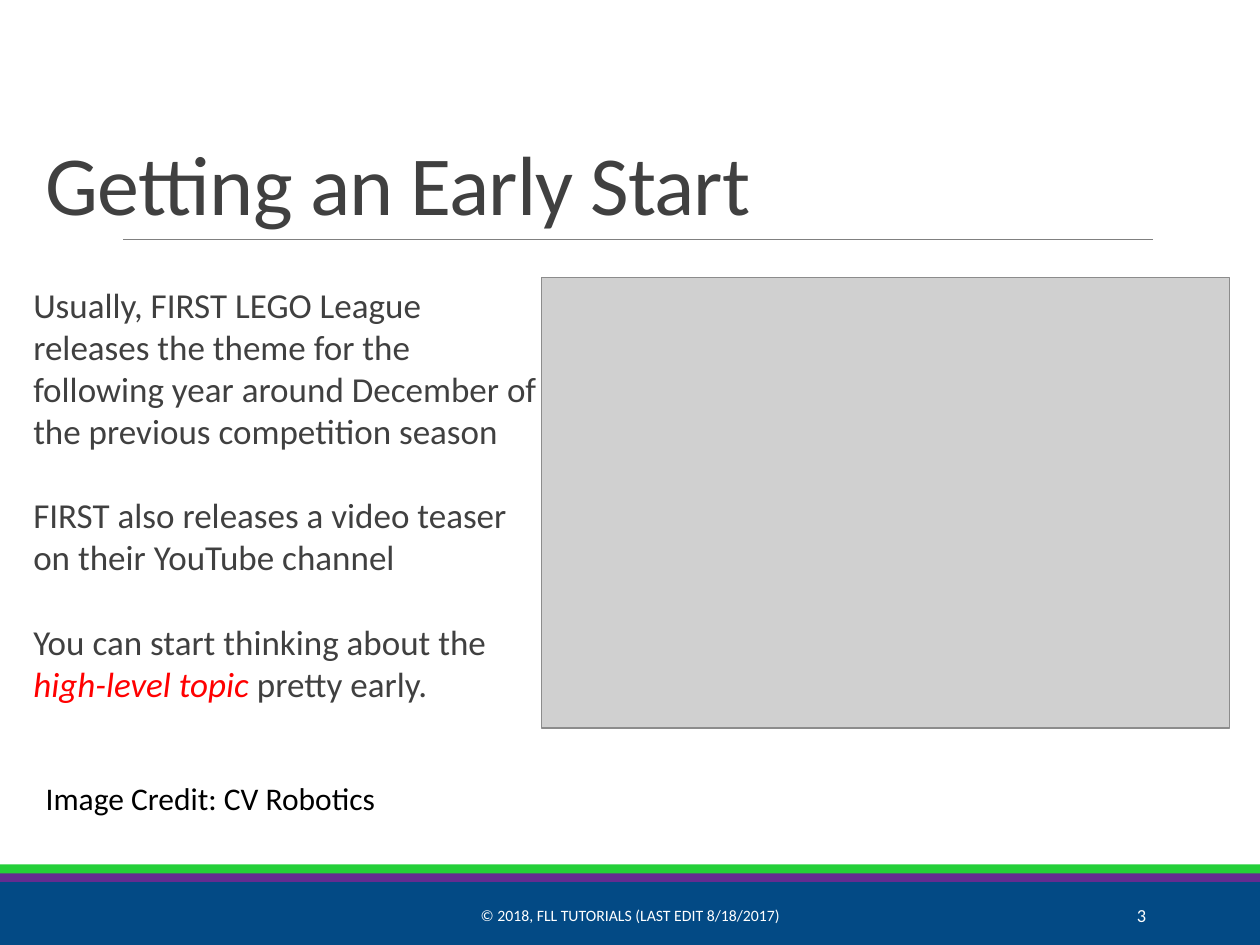
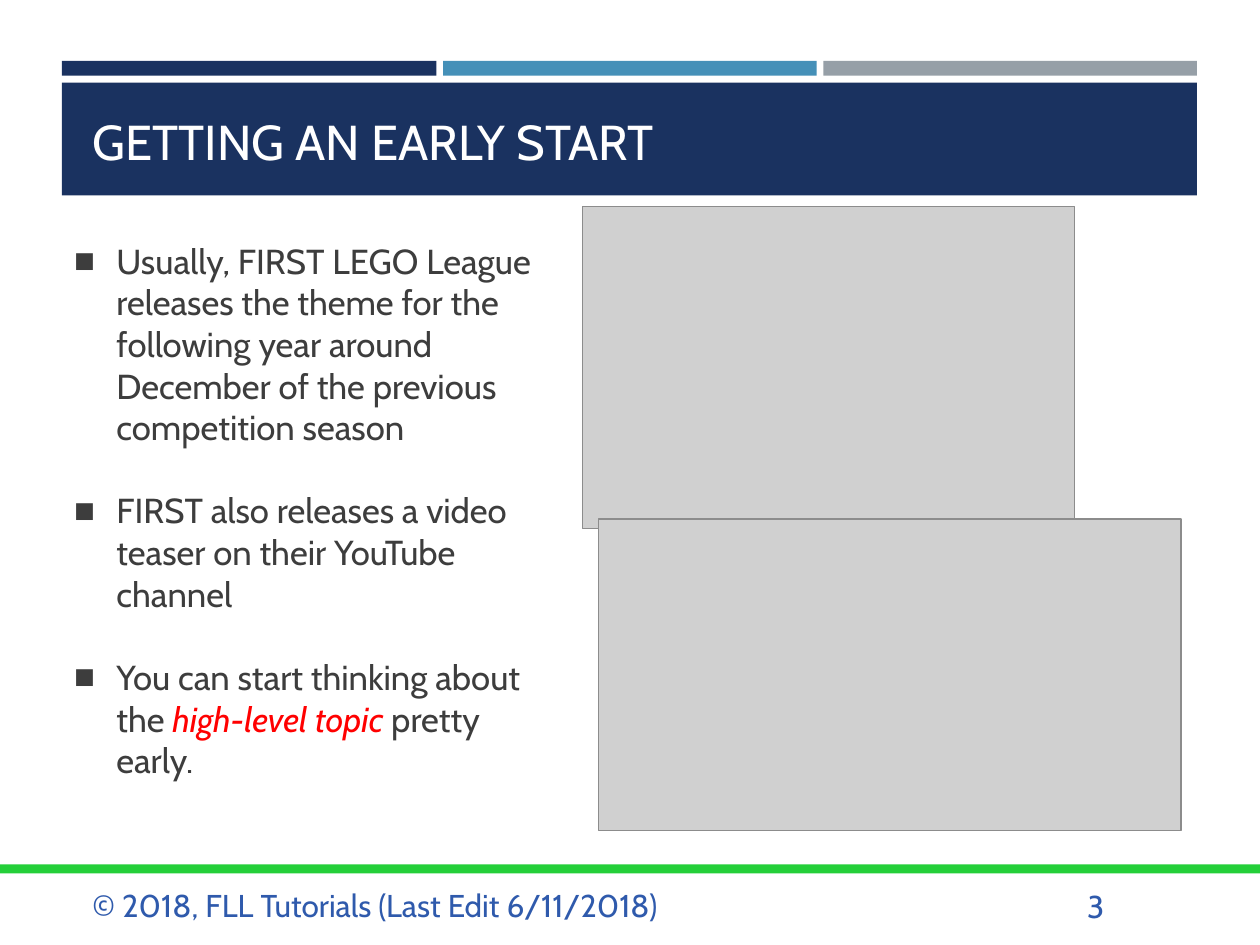
Before and after one commit to ev3lessons/FLL-Tutorials, a slide deck: slide 3 of translations/en-us/Project/Identify.pptx. Drawn at 1260x945 pixels with LibreOffice and Linux fonts; fonts in the diff are those of the drawing; grey boxes stand for pictures. Boxes give left, top, right and bottom in pixels: in the first picture for what was removed or moved away, otherwise in the second. Text is boxed around its words. In the diff, an @@ line names an element or a change of style, - is before the commit and + after.

```diff
--- a/translations/en-us/Project/Identify.pptx
+++ b/translations/en-us/Project/Identify.pptx
@@ rectangle added at [62,60,436,76], fill #1A3260 @@
@@ rectangle added at [62,83,1197,195], fill #1A3260 @@
@@ rectangle added at [444,60,816,76], fill #4590B8 @@
@@ rectangle added at [824,60,1197,76], fill #969FA7 @@
@@ title at [93,125,654,161]: text changed; size 48 to 28 pt; font Calibri to Cabin; text colour #404040 to #FFFFFF @@
-Getting an Early Start
+GETTING AN EARLY START
@@ picture: place and size @@
-picture at [542,277,1230,728]
+picture at [582,207,1075,529]
@@ text "Usually, FIRST LEGO League releases ...": place and size @@
-text "Usually, FIRST LEGO League releases ..." at [33,293,536,703]
+text "Usually, FIRST LEGO League releases ..." at [116,248,531,781]
@@ text "Usually, FIRST LEGO League releases ..." at [116,248,531,781]: size 20 to 19.8 pt, font Calibri to Cabin, text colour #404040 to #3D3D3D; bullet none to ■ @@
@@ line removed from (123, 239) to (1153, 239) @@
@@ picture added at [598,519,1181,830] @@
@@ text removed at [46,788,375,816] @@
-Image Credit: CV Robotics
@@ rectangle removed at [0,882,1260,945] @@
@@ rectangle removed at [0,873,1260,882] @@
@@ text "© 2018, FLL Tutorials (Last ..." at [122,893,658,922]: vertical alignment middle to top @@
@@ text at [122,893,658,922]: text changed; size 9 to 18 pt; font Calibri to Cabin; text colour #FFFFFF to #2F5AAC @@
-© 2018, FLL TUTORIALS (LAST EDIT 8/18/2017)
+© 2018, FLL Tutorials (Last Edit 6/11/2018)
@@ page number: place and size @@
-page number at [1137,910,1146,922]
+page number at [1087,895,1104,919]
@@ page number at [1087,895,1104,919]: size 10.5 to 18 pt, font Calibri to Cabin, text colour #FFFFFF to #2F5AAC; alignment right to left; vertical alignment middle to top @@
```
Also in this commit, not shown: 8 other slides changed, 10 other files.
